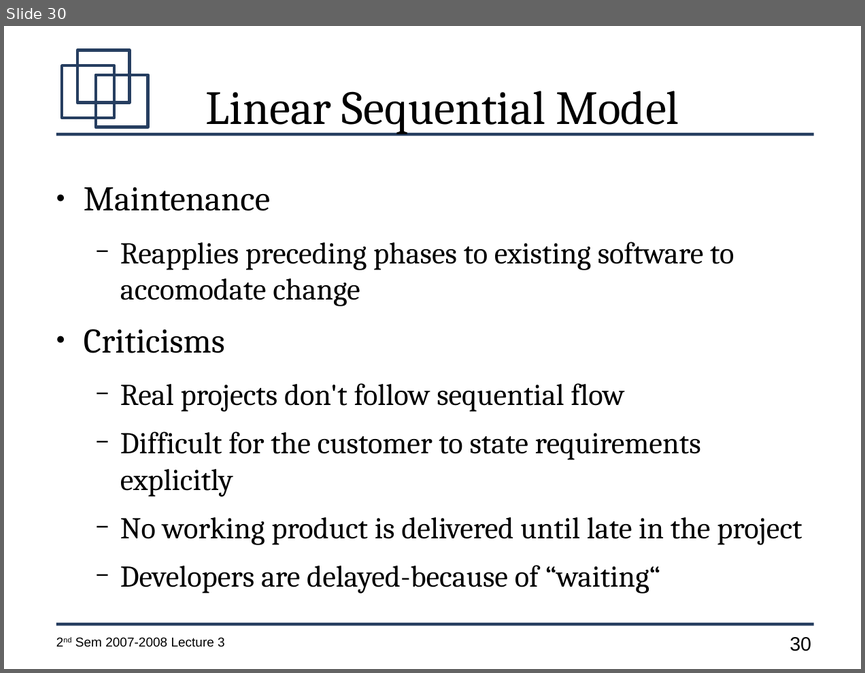
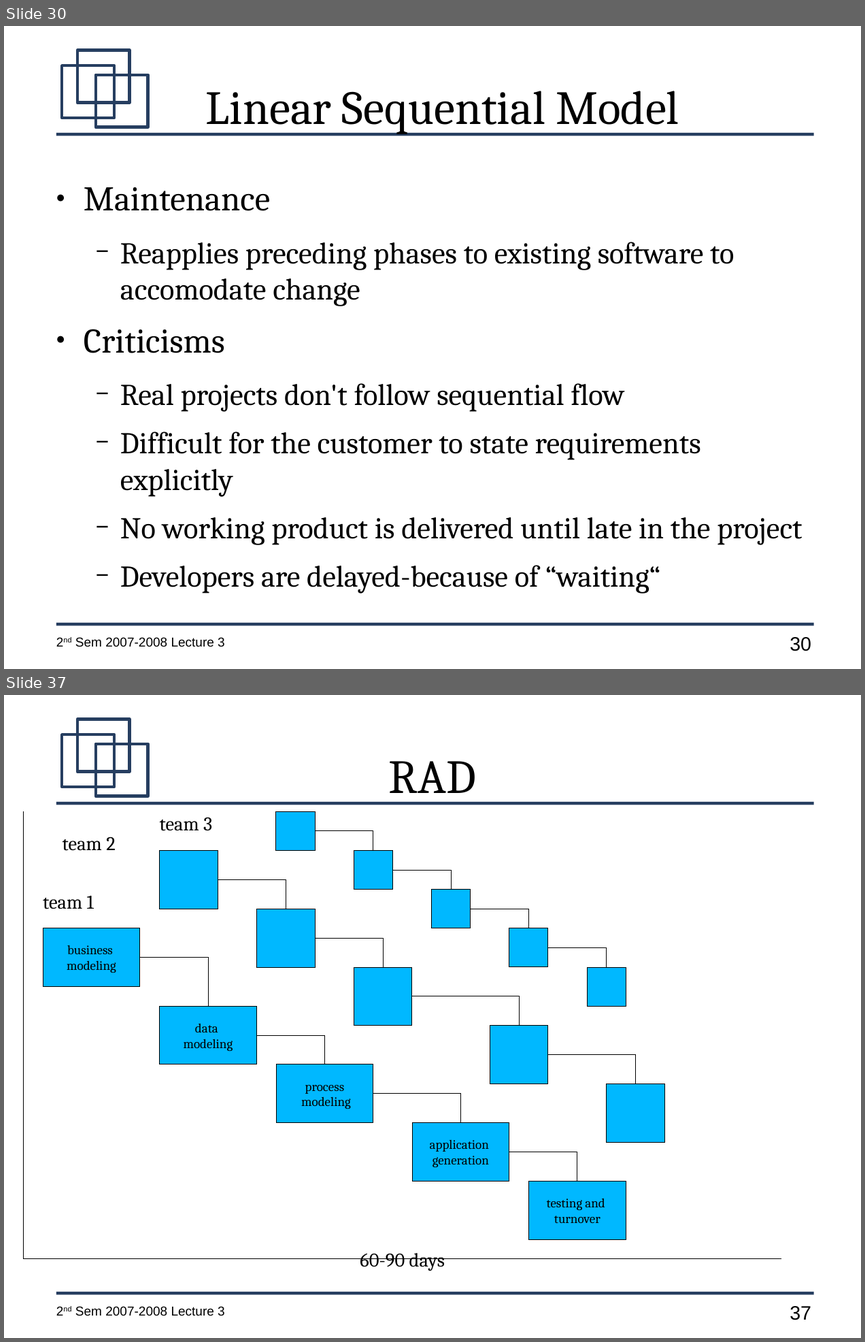
Before and after one commit to jachermocilla/jach-homepage, a slide deck: CMSC128-2nd-Sem-2007-L3.odp. Shown one above the other, each under a label of ours: slide 30 before the commit, slides 30 and 37 after it; the slides between them are not shown. The pictures are 865x673 and 865x1342 pixels, drawn with LibreOffice and Linux fonts; fonts in the diff are those of the drawing. Boxes give left, top, right and bottom in pixels: in the first picture for what was removed or moved away, otherwise in the second. Text is boxed around its words. In the diff, an @@ line names an element or a change of style, - is before the commit and + after.

```diff
--- a/CMSC128-2nd-Sem-2007-L3.odp
+++ b/CMSC128-2nd-Sem-2007-L3.odp
@@ slide 37 added at <box>4,695,861,1338</box>, background #FFFFFF; not listed: 7 template elements that a slide beside it also shows @@
@@ title added at <box>389,761,476,803</box>, 44 pt, text #000000 @@
+RAD
@@ line added from (24, 812) to (24, 1259), #000000 0 pt @@
@@ rectangle added at <box>276,812,315,851</box>, fill #00B8FF, outline #000000 0 pt @@
@@ text added at <box>62,837,115,851</box>, 18 pt, text #000000 @@
+team 2
@@ text added at <box>160,817,212,831</box>, 18 pt, text #000000 @@
+team 3
@@ elbow line added from (315, 831) to (373, 851), #000000 0 pt @@
@@ rectangle added at <box>160,851,218,909</box>, fill #00B8FF, outline #000000 0 pt @@
@@ rectangle added at <box>354,851,393,889</box>, fill #00B8FF, outline #000000 0 pt @@
@@ elbow line added from (393, 870) to (451, 889), #000000 0 pt @@
@@ text added at <box>43,896,94,909</box>, 18 pt, text #000000 @@
+team 1
@@ elbow line added from (218, 879) to (286, 909), #000000 0 pt @@
@@ rectangle added at <box>432,889,470,928</box>, fill #00B8FF, outline #000000 0 pt @@
@@ rectangle added at <box>257,909,315,967</box>, fill #00B8FF, outline #000000 0 pt @@
@@ elbow line added from (470, 909) to (529, 928), #000000 0 pt @@
@@ rectangle added at <box>43,928,140,987</box>, fill #00B8FF, outline #000000 0 pt, 12 pt, text #000000 @@
+business
+modeling
@@ elbow line added from (315, 938) to (383, 967), #000000 0 pt @@
@@ rectangle added at <box>509,928,548,967</box>, fill #00B8FF, outline #000000 0 pt @@
@@ elbow line added from (140, 957) to (209, 1006), #000000 0 pt @@
@@ elbow line added from (548, 948) to (606, 967), #000000 0 pt @@
@@ rectangle added at <box>354,967,412,1025</box>, fill #00B8FF, outline #000000 0 pt @@
@@ rectangle added at <box>587,967,626,1006</box>, fill #00B8FF, outline #000000 0 pt @@
@@ elbow line added from (412, 996) to (519, 1025), #000000 0 pt @@
@@ rectangle added at <box>160,1006,257,1064</box>, fill #00B8FF, outline #000000 0 pt, 12 pt, text #000000 @@
+data
+modeling
@@ elbow line added from (257, 1035) to (325, 1064), #000000 0 pt @@
@@ rectangle added at <box>490,1025,548,1084</box>, fill #00B8FF, outline #000000 0 pt @@
@@ elbow line added from (548, 1054) to (636, 1084), #000000 0 pt @@
@@ rectangle added at <box>276,1064,373,1123</box>, fill #00B8FF, outline #000000 0 pt, 12 pt, text #000000 @@
+process
+modeling
@@ elbow line added from (373, 1093) to (461, 1123), #000000 0 pt @@
@@ rectangle added at <box>606,1084,665,1142</box>, fill #00B8FF, outline #000000 0 pt @@
@@ rectangle added at <box>412,1123,509,1181</box>, fill #00B8FF, outline #000000 0 pt, 12 pt, text #000000 @@
+application
+generation
@@ elbow line added from (509, 1151) to (578, 1181), #000000 0 pt @@
@@ rectangle added at <box>529,1181,626,1239</box>, fill #00B8FF, outline #000000 0 pt, 12 pt, text #000000 @@
+testing and
+turnover
@@ line added at <box>24,1259,781,1259</box>, outline #000000 0 pt, 18 pt, text #000000 @@
+60-90 days
```
Also in this commit, not shown: 29 other slides changed, 7 other slides added.
